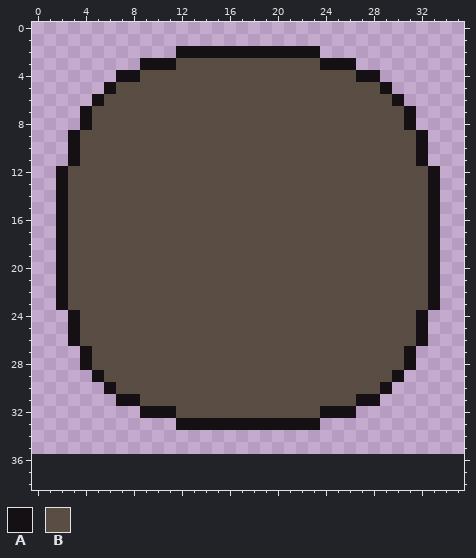
Pixel-art sprite -- assets/coins/triobol.png. Above: the version before the commit.
The file is 36x36 pixels. The old version is drawn lined up with the new one, on the new canvas.
Palette (. is transparent): A #141013  B #5a4e44
Once edited:
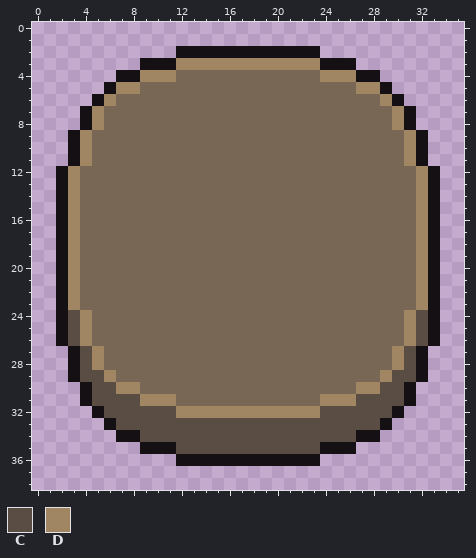
Colours new in this view: C #5a4e44  D #a08662
What changed:
canvas 36x36 -> 36x39
colour B: #5a4e44 -> #796755
Changed rows in their new state; - is a pixel that keeps its letter.
first column x 2:
 3 ----------DDDDDDDDDDDD----------
 4 -------DDD------------DDD-------
 5 -----DD------------------DD-----
 6 ----D----------------------D----
 7 ---D------------------------D---
 8 ---D------------------------D---
 9 --D--------------------------D--
10 --D--------------------------D--
11 --D--------------------------D--
12 -D----------------------------D-
13 -D----------------------------D-
14 -D----------------------------D-
15 -D----------------------------D-
16 -D----------------------------D-
17 -D----------------------------D-
18 -D----------------------------D-
19 -D----------------------------D-
20 -D----------------------------D-
21 -D----------------------------D-
22 -D----------------------------D-
23 -D----------------------------D-
24 ACD--------------------------DCA
25 ACD--------------------------DCA
26 ACD--------------------------DCA
27 -ACD------------------------DCA-
28 -ACD------------------------DCA-
29 -ACCD----------------------DCCA-
30 --ACCDD------------------DDCCA--
31 --ACCCCDDD------------DDDCCCCA--
32 ---ACCCCCCDDDDDDDDDDDDCCCCCCA---
33 ----ACCCCCCCCCCCCCCCCCCCCCCA----
34 -----AACCCCCCCCCCCCCCCCCCAA-----
35 -------AAACCCCCCCCCCCCAAA-------
36 ----------AAAAAAAAAAAA----------
Pixel boxes of the changes (left, top, right, bottom) in both pictures:
changed: (56, 58, 440, 466)
